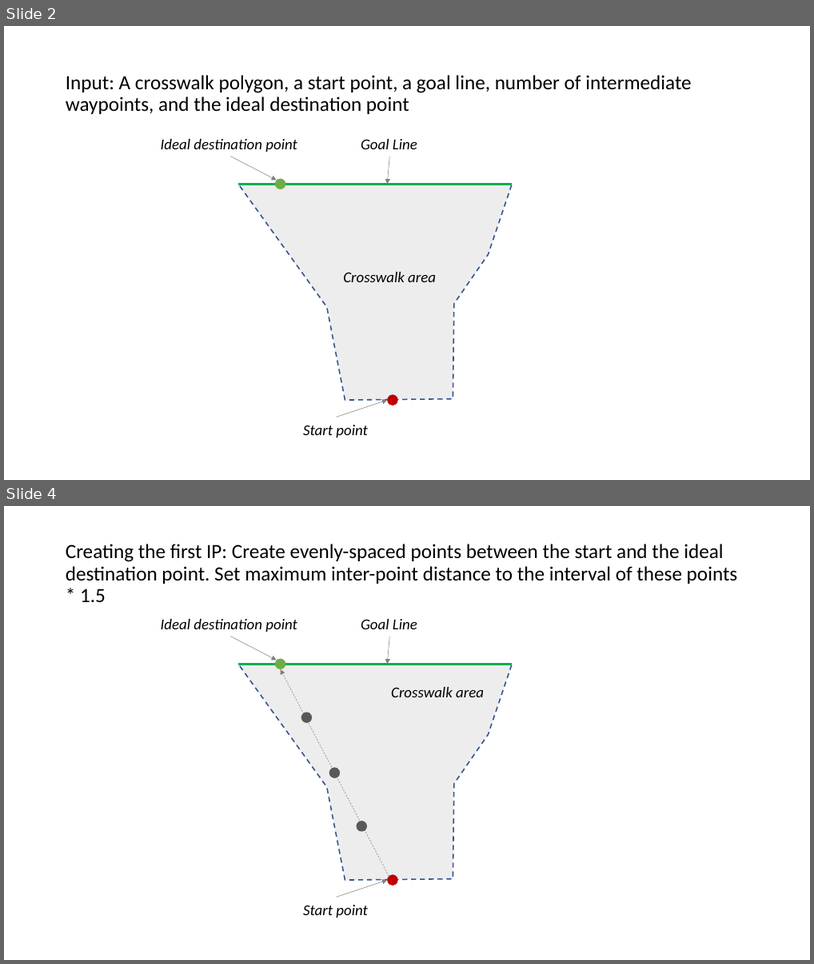
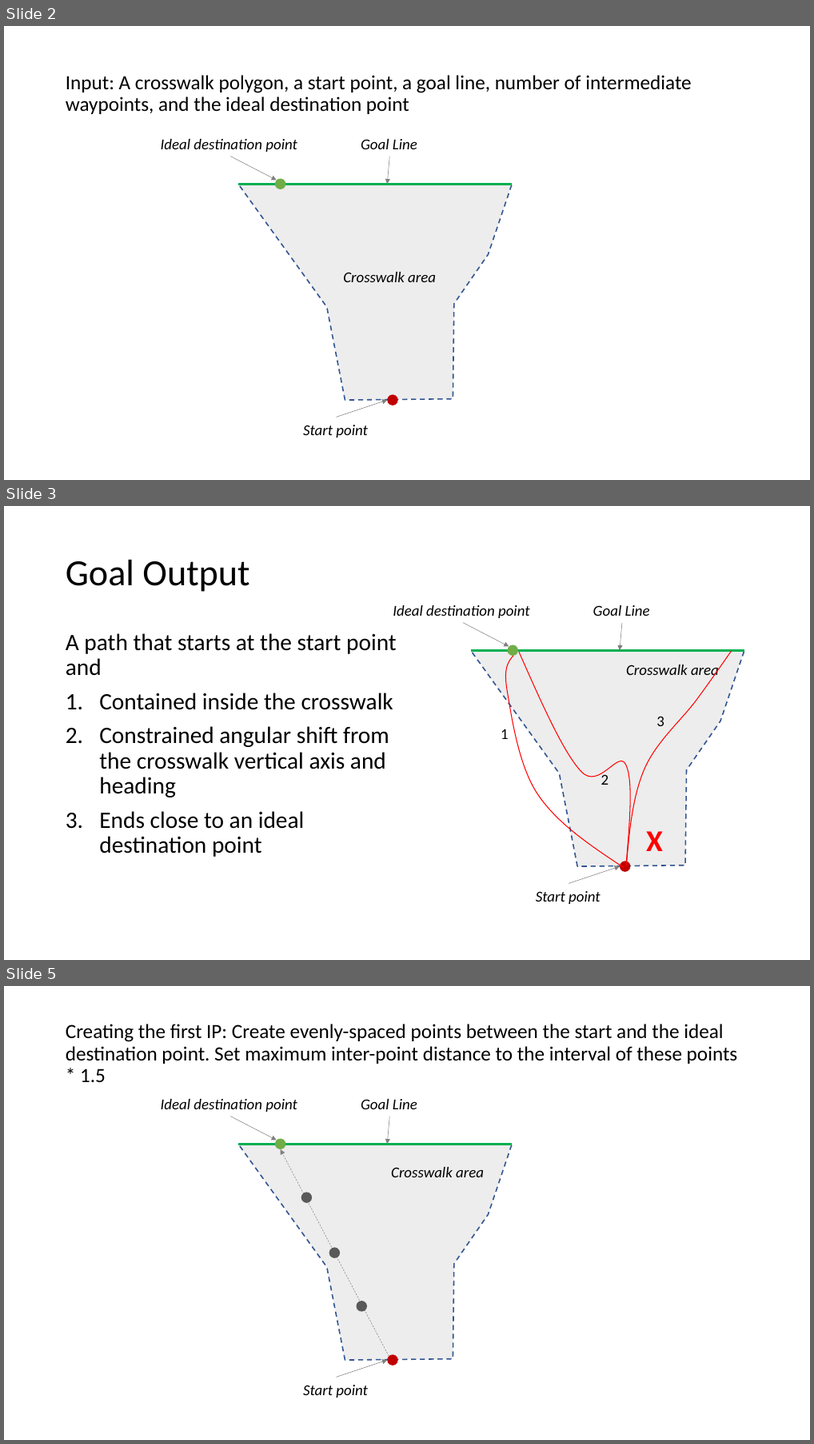
Before and after one commit to adhocmaster/carla-jaywalker-experiments, a slide deck: docs/Soft-Trajectory-Generation.pptx. Shown one above the other, each under a label of ours: slides 2 and 4 before the commit, slides 2, 3 and 5 after it; the slides between them are not shown. The pictures are 814x964 and 814x1444 pixels, drawn with LibreOffice and Linux fonts; fonts in the diff are those of the drawing. Boxes give left, top, right and bottom in pixels: in the first picture for what was removed or moved away, otherwise in the second. Text is boxed around its words. In the diff, an @@ line names an element or a change of style, - is before the commit and + after.

```diff
--- a/docs/Soft-Trajectory-Generation.pptx
+++ b/docs/Soft-Trajectory-Generation.pptx
@@ slide 3 added at box(4, 506, 810, 960), background #FFFFFF @@
@@ title added at box(66, 560, 250, 592), 44 pt, text #000000 @@
+Goal Output
@@ text added at box(393, 605, 530, 618), 18 pt, text #000000, italic @@
+Ideal destination point
@@ arrow added from (463, 623) to (509, 646), #808080 0.5 pt @@
@@ text added at box(594, 605, 650, 616), 18 pt, text #000000, italic @@
+Goal Line
@@ arrow added from (622, 623) to (620, 650), #808080 0.5 pt @@
@@ text added at box(66, 633, 397, 856), 28 pt, text #000000 @@
+A path that starts at the start point and
+1. Contained inside the crosswalk
+2. Constrained angular shift from the crosswalk vertical axis and heading
+3. Ends close to an ideal destination point
@@ ellipse added at box(508, 645, 519, 656), fill #70AD47 @@
@@ freeform shape added at box(471, 650, 745, 866), fill #EDEDED, outline #325491 1.5 pt dashed @@
@@ line added from (471, 650) to (745, 650), #00B050 3 pt @@
@@ freeform shape added at box(506, 656, 625, 867), outline #FF0000 1 pt @@
@@ freeform shape added at box(519, 652, 630, 863), outline #FF0000 1 pt @@
@@ text added at box(626, 664, 719, 680), 18 pt, text #000000, italic @@
+Crosswalk area
@@ freeform shape added at box(626, 651, 732, 866), outline #FF0000 1 pt @@
@@ text added at box(657, 716, 665, 726), 18 pt, text #000000 @@
+3
@@ text added at box(501, 729, 509, 739), 18 pt, text #000000 @@
+1
@@ text added at box(602, 772, 610, 784), 18 pt, text #000000 @@
+2
@@ text added at box(646, 831, 663, 851), 36 pt, text #FF0000, bold @@
+X
@@ ellipse added at box(620, 860, 630, 872), fill #C00000 @@
@@ arrow added from (569, 884) to (620, 866), #808080 0.5 pt @@
@@ text added at box(536, 891, 601, 904), 18 pt, text #000000, italic @@
+Start point
@@ what was slide 4 is now slide 5 @@
```
Also in this commit, not shown: 10 slides changed, 2 other slides added.
